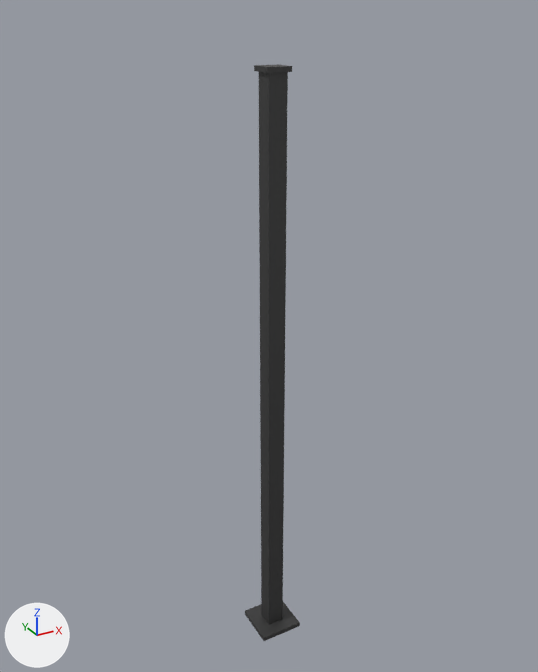
What one commit did to the FBX model unity/Assets/Models/Paths/p462/pole.fbx.
One viewpoint serves both versions: a camera (50 mm lens) standing at (-3.58, -6.44, 7.24) and looking at (0.05, 0.17, 3.93). The axes (+X, +Y, +Z) are drawn at lower left. The lights are the same throughout. The older version comes first. Where no turn or scale is listed for an object, it has been applied to the vertices.

In view in the first picture: 'p462_pole'.
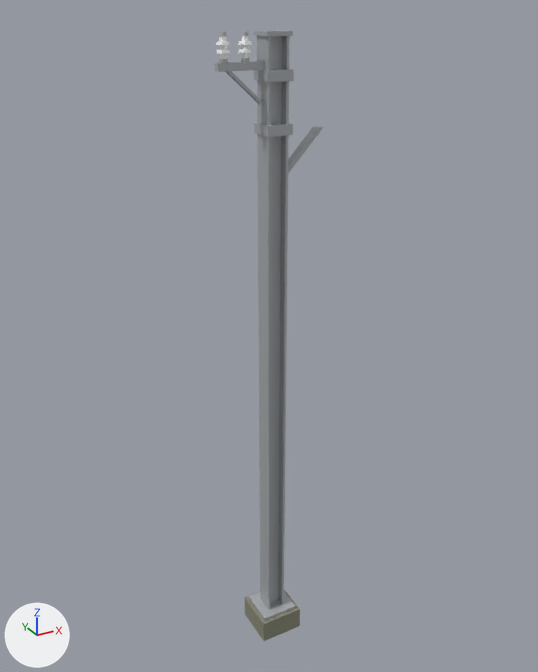
What differs and where, as boxes [x1, y1, x2, y2] in the pictures (538 x 672 px; the box of a moved part takes in the faces that stretch with it):
'p462_pole', reshaped, recoloured (95% wider): before [245, 64, 300, 641]; after [215, 30, 323, 641]
part 1 of me_p411_pole, added: after [249, 592, 296, 621]
part 2 of me_p411_pole, added: after [257, 36, 271, 610]
part 3 of me_p411_pole, added: after [278, 36, 290, 604]
part 4 of me_p411_pole, added: after [271, 36, 282, 602]
part 5 of me_p411_pole, moved or reshaped: before [254, 64, 292, 73]; after [254, 30, 293, 36]
part 6 of me_p411_pole, added: after [254, 122, 293, 137]
part 7 of me_p411_pole, added: after [254, 69, 294, 82]
part 8 of me_p411_pole, added: after [215, 61, 264, 72]
part 9 of me_p411_pole, added: after [219, 36, 227, 59]
part 10 of me_p411_pole, added: after [216, 50, 230, 54]
part 11 of me_p411_pole, added: after [216, 41, 230, 45]
part 12 of me_p411_pole, added: after [242, 36, 249, 58]
part 13 of me_p411_pole, added: after [238, 49, 252, 53]
part 14 of me_p411_pole, added: after [238, 41, 252, 45]
part 15 of me_p411_pole, moved or reshaped: before [245, 72, 300, 641]; after [225, 71, 323, 641]

Patch to the scene script:
```diff
--- a/unity/Assets/Models/Paths/p462/pole.fbx.py
+++ b/unity/Assets/Models/Paths/p462/pole.fbx.py
@@ me_p411_pole @@
-me_p411_pole.from_pydata(...)  # 24 vertices, 18 faces; spans x -0.26..0.26, y -0.26..0.26, z 0.0..6.75
-me_p411_pole.materials.append(mat_path_metal)  # dark grey #4f4f4f
+me_p411_pole.from_pydata(...)  # 208 vertices, 206 faces; spans x -0.58..0.55, y -0.26..0.26, z 0.0..7.05
+# me_p411_pole part 1: a new loose piece, a box spanning x -0.22..0.22, y -0.22..0.22, z 0.28..0.32, in mat_mat_steel_light (grey #b3b6ba)
+# me_p411_pole part 2: a new loose piece, a box spanning x -0.11..-0.082, y -0.11..0.11, z 0.32..7.01, in mat_mat_steel_light (grey #b3b6ba)
+# me_p411_pole part 3: a new loose piece, a box spanning x 0.082..0.11, y -0.11..0.11, z 0.32..7.01, in mat_mat_steel_light (grey #b3b6ba)
+# me_p411_pole part 4: a new loose piece, a box spanning x -0.082..0.082, y -0.016..0.016, z 0.32..7.01, in mat_mat_steel_light (grey #b3b6ba)
+# me_p411_pole part 5: the loose piece of 8 vertices spanning x -0.13..0.13, y -0.13..0.13, z 6.7..6.75 is moved by (0.0, 0.0, 0.31), in mat_mat_steel_light (grey #b3b6ba)
+# me_p411_pole part 6: a new loose piece, a box spanning x -0.13..0.14, y -0.14..0.14, z 6.13..6.23, in mat_mat_steel_light (grey #b3b6ba)
+# me_p411_pole part 7: a new loose piece, a box spanning x -0.13..0.14, y -0.14..0.14, z 6.62..6.72, in mat_mat_steel_light (grey #b3b6ba)
+# me_p411_pole part 8: a new loose piece, a box spanning x -0.58..-0.11, y -0.035..0.035, z 6.72..6.79, in mat_mat_steel_light (grey #b3b6ba)
+# me_p411_pole part 9: a new loose piece, a 6-sided cut cone along z (radius 0.036 at the low end, 0.034 at the high end) spanning x -0.546..-0.474, y -0.031..0.031, z 6.826..7.014, in mat_bd_white_wall (white #ffffff)
+# me_p411_pole part 10: a new loose piece, a 6-sided cut cone along z (radius 0.068 at the low end, 0.062 at the high end) spanning x -0.578..-0.442, y -0.059..0.059, z 6.872..6.9, in mat_bd_white_wall (white #ffffff)
+# me_p411_pole part 11: a new loose piece, a 6-sided cut cone along z (radius 0.068 at the low end, 0.062 at the high end) spanning x -0.578..-0.442, y -0.059..0.059, z 6.94..6.968, in mat_bd_white_wall (white #ffffff)
+# me_p411_pole part 12: a new loose piece, a 6-sided cut cone along z (radius 0.036 at the low end, 0.034 at the high end) spanning x -0.326..-0.254, y -0.031..0.031, z 6.826..7.014, in mat_bd_white_wall (white #ffffff)
+# me_p411_pole part 13: a new loose piece, a 6-sided cut cone along z (radius 0.068 at the low end, 0.062 at the high end) spanning x -0.358..-0.222, y -0.059..0.059, z 6.872..6.9, in mat_bd_white_wall (white #ffffff)
+# me_p411_pole part 14: a new loose piece, a 6-sided cut cone along z (radius 0.068 at the low end, 0.062 at the high end) spanning x -0.358..-0.222, y -0.059..0.059, z 6.94..6.968, in mat_bd_white_wall (white #ffffff)
+# me_p411_pole part 15: 12 vertices removed from x -0.26..0.26, y -0.26..0.26, z 0.06..6.7; 20 vertices added at x -0.49..0.55, y -0.26..0.26, z 0.28..6.72
+# other edits to the shape of me_p411_pole do not show in these pictures
+me_p411_pole.materials.append(mat_mat_steel_light)  # grey #b3b6ba
+me_p411_pole.materials.append(mat_path_concrete)  # grey #888976
+me_p411_pole.materials.append(mat_bd_white_wall)  # white #ffffff
```
